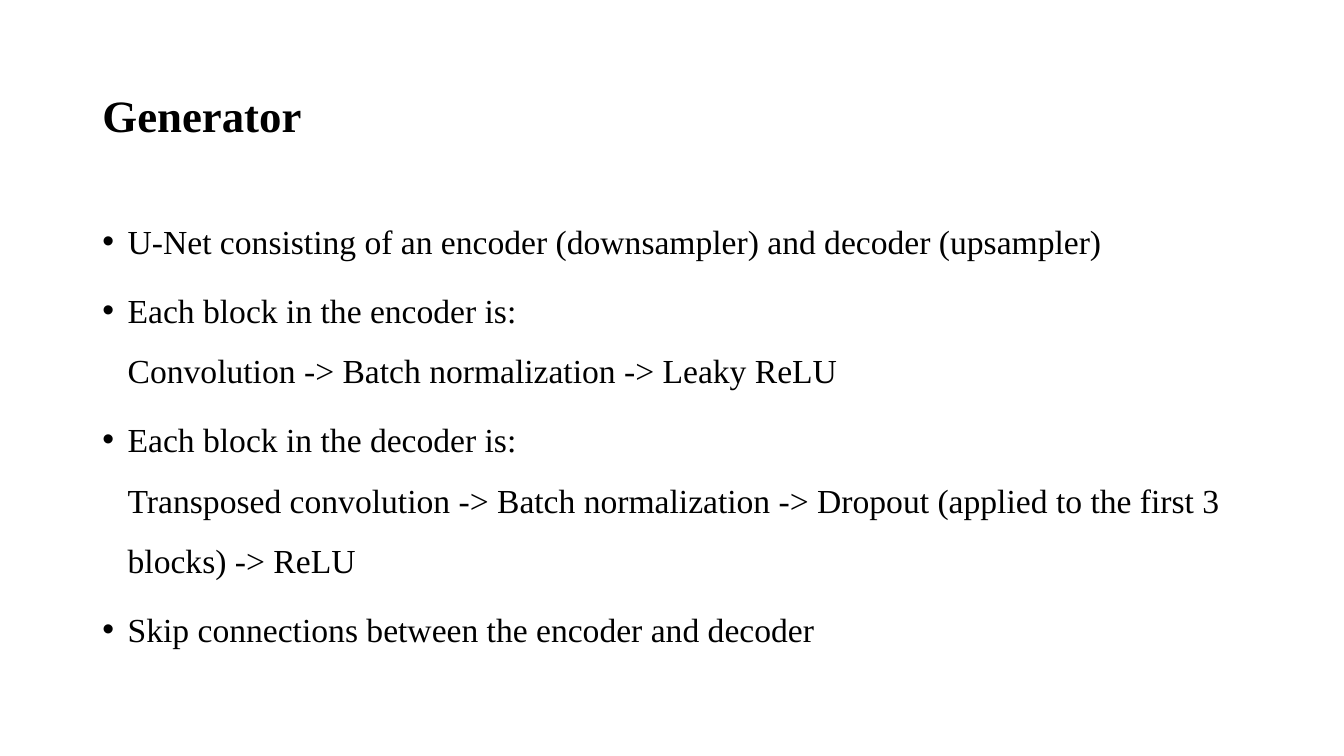
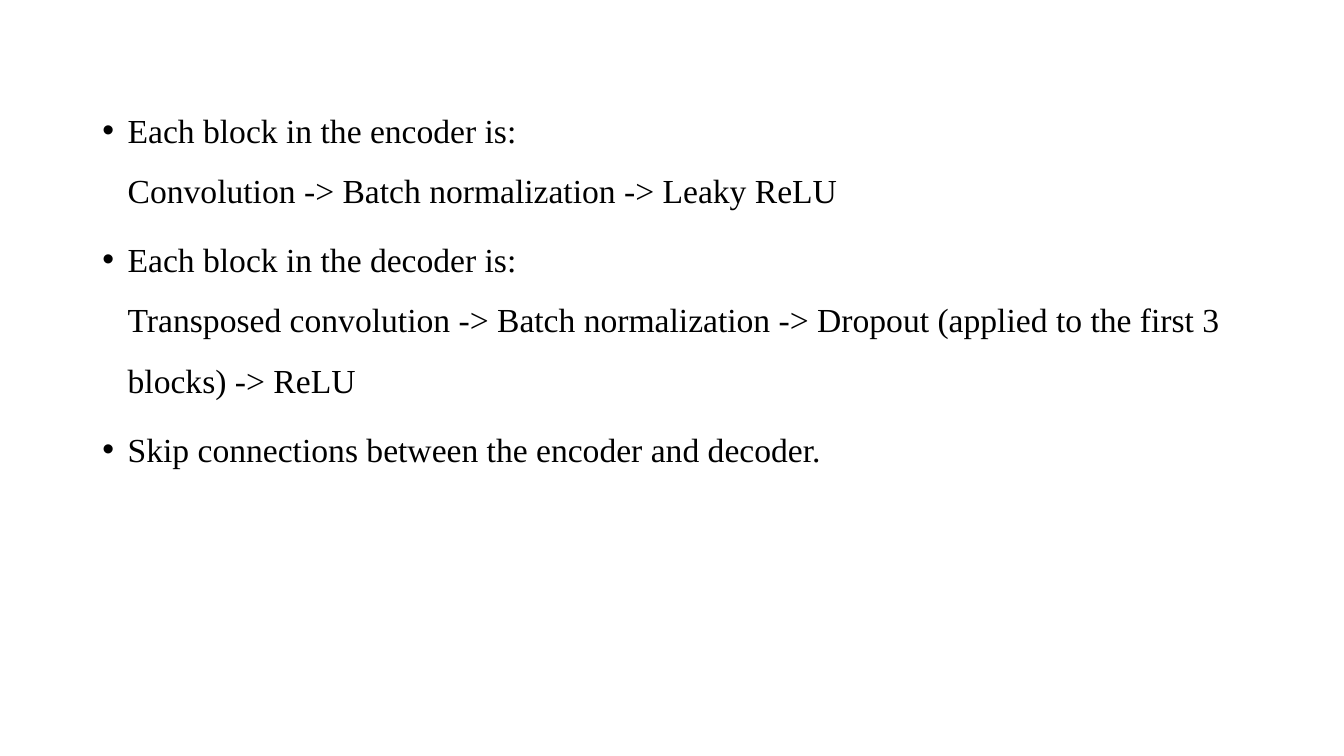
Before and after one commit to sujanW0W/MajorProject, a slide deck: slide 16 of Image Inpainting/Image inpainting.pptx (slide 17 before the commit). Drawn at 1344x756 pixels with LibreOffice and Linux fonts; fonts in the diff are those of the drawing. Boxes give left, top, right and bottom in pixels: in the first picture for what was removed or moved away, otherwise in the second. Text is boxed around its words. In the diff, an @@ line names an element or a change of style, - is before the commit and + after.

```diff
--- a/Image Inpainting/Image inpainting.pptx
+++ b/Image Inpainting/Image inpainting.pptx
@@ text "Each block in the encoder ...": place and size @@
-text "Each block in the encoder ..." at box(128, 230, 1219, 649)
+text "Each block in the encoder ..." at box(128, 119, 1219, 468)
@@ title removed at box(102, 102, 301, 133) @@
-Generator
@@ text at box(128, 230, 1101, 260): paragraph removed @@
-• U-Net consisting of an encoder (downsampler) and decoder (upsampler)
@@ text at box(128, 438, 821, 468): text changed @@
-• Skip connections between the encoder and decoder
+• Skip connections between the encoder and decoder.
```
Also in this commit, not shown: 3 other slides changed, 5 slides added, 3 slides removed, 1 other file.
